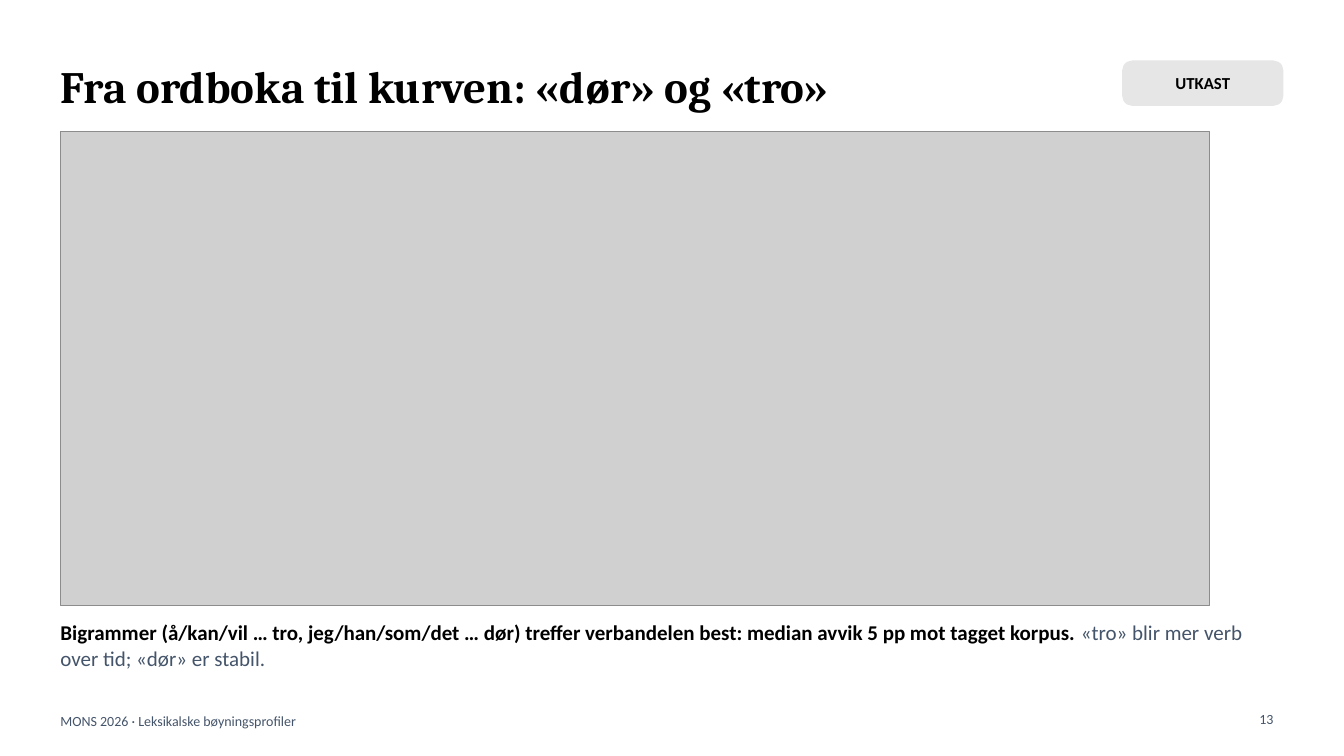
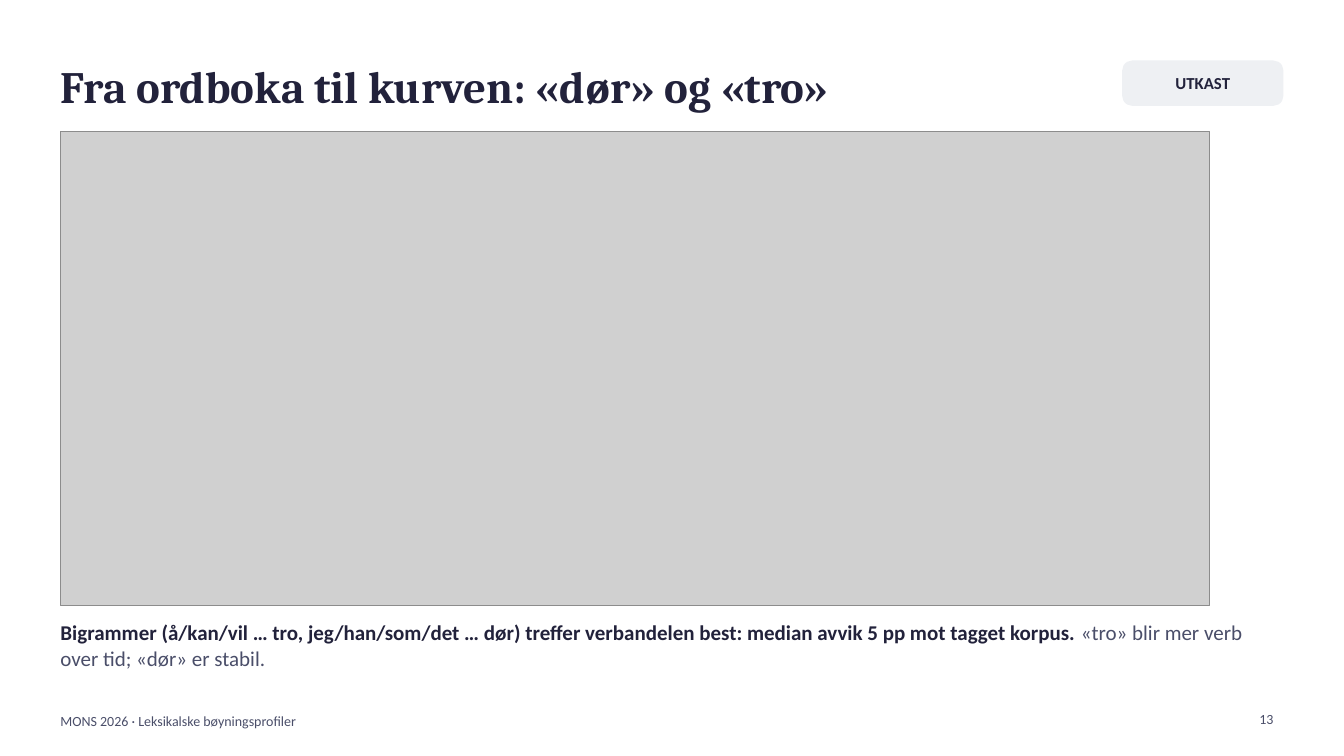
Before and after one commit to Yoonsen/B-yning, a slide deck: slide 13 of tekst/mons_presentasjon.pptx. Drawn at 1344x756 pixels with LibreOffice and Linux fonts; fonts in the diff are those of the drawing; grey boxes stand for pictures. Boxes give left, top, right and bottom in pixels: in the first picture for what was removed or moved away, otherwise in the second. Text is boxed around its words. In the diff, an @@ line names an element or a change of style, - is before the commit and + after.

```diff
--- a/tekst/mons_presentasjon.pptx
+++ b/tekst/mons_presentasjon.pptx
@@ title "Fra ordboka til kurven: «dør» ..." at box(60, 72, 828, 113): text colour #000000 to #22223B @@
@@ rounded rectangle "UTKAST" at box(1122, 60, 1284, 106): text colour #000000 to #22223B; fill #E7E6E6 to #EEF0F3 @@
@@ text "Bigrammer (å/kan/vil … tro, jeg/han/som/det ..." at box(60, 624, 1242, 669): text colour #000000 to #22223B in "Bigrammer (å/kan/vil … tro, jeg/han/som/det … dør) ..."; text colour #44546A to #4A4E69 in "«tro» blir mer verb over tid; «dør» ..." @@
```
Also in this commit, not shown: 10 other slides changed, 4 other files.
